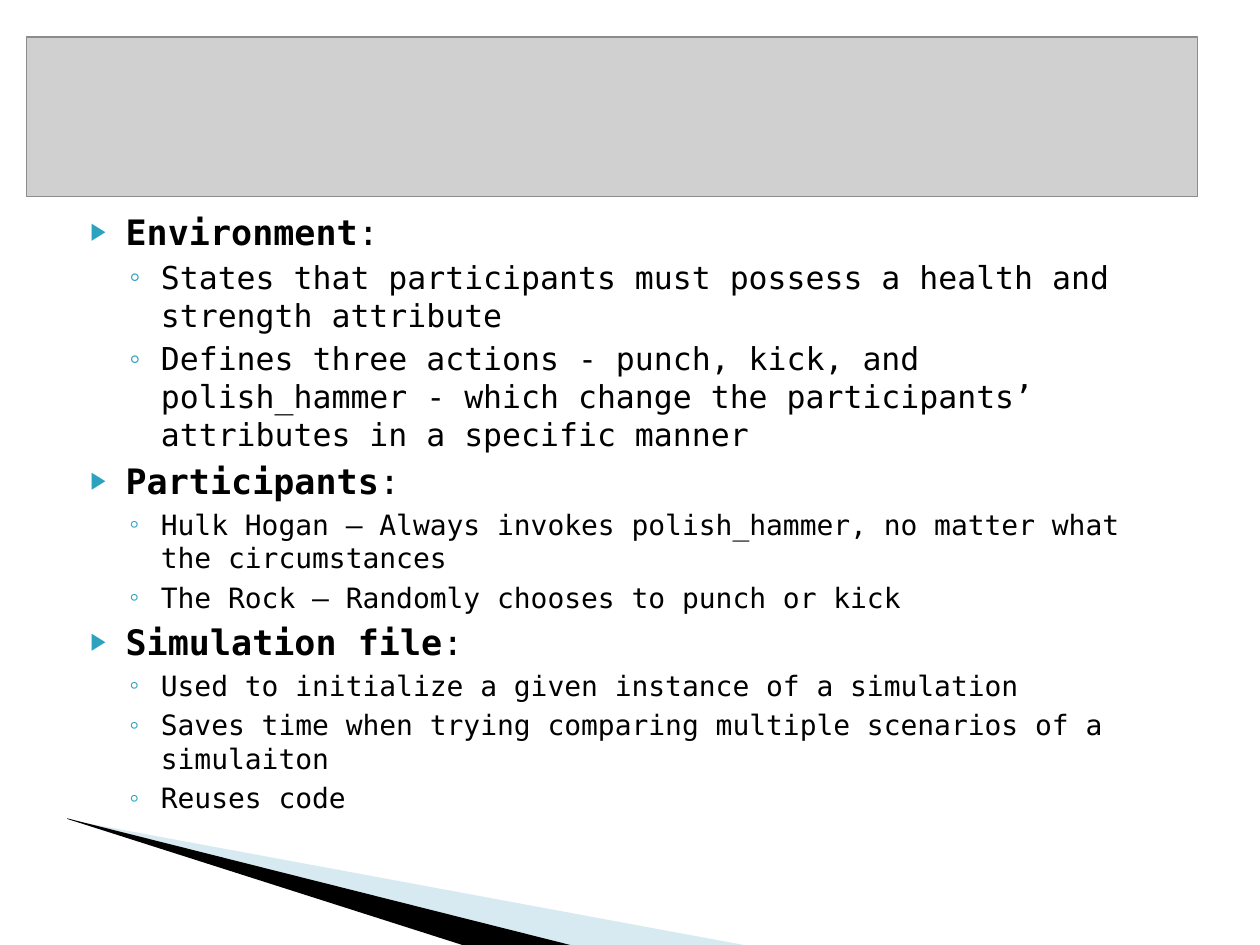
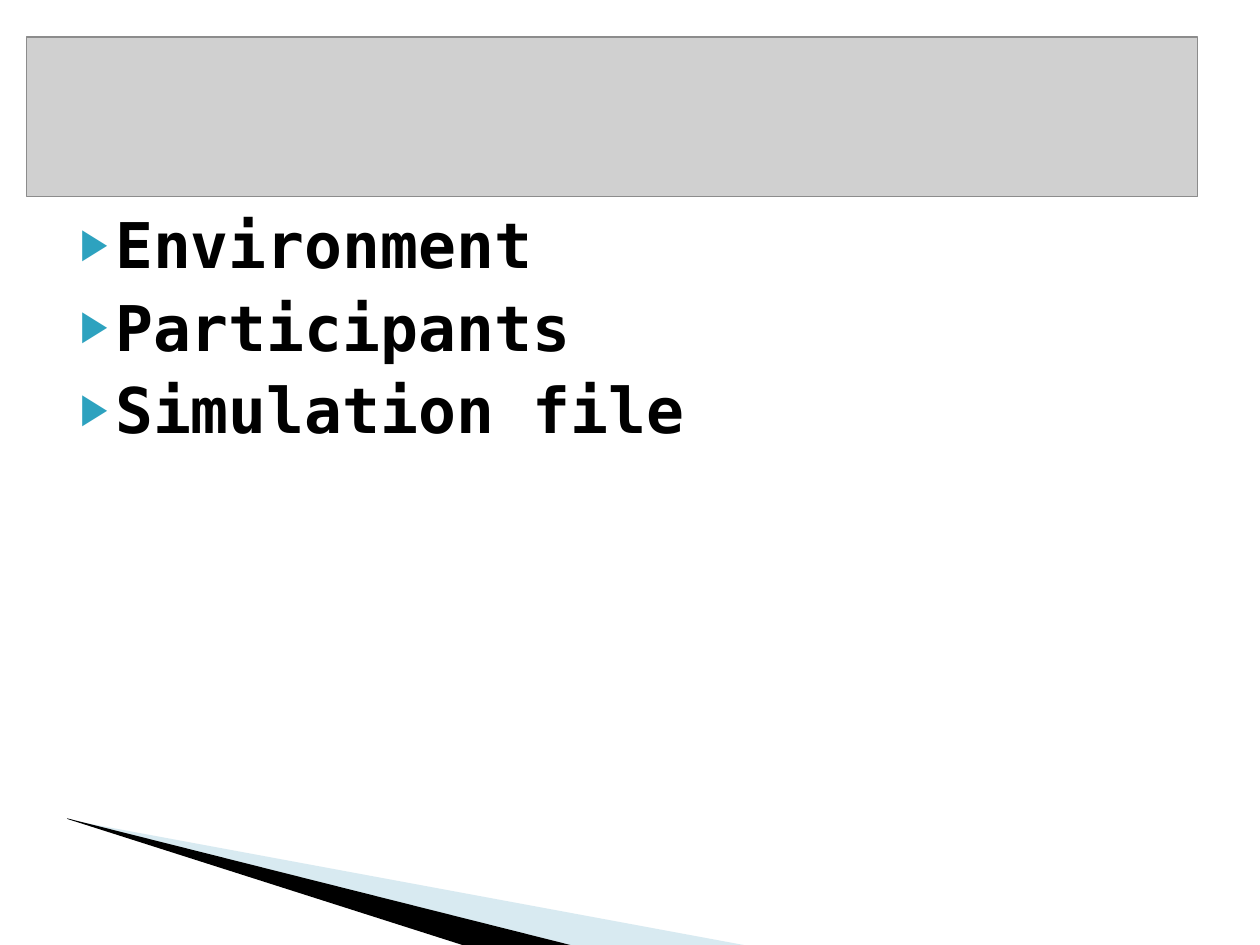
Before and after one commit to dcoli/plt4115, a slide deck: slide 3 of src/compiler/doc/rumble.ppt (slide 4 before the commit). Drawn at 1260x945 pixels with LibreOffice and Linux fonts; fonts in the diff are those of the drawing; grey boxes stand for pictures; background and template pictures are left out. Boxes give left, top, right and bottom in pixels: in the first picture for what was removed or moved away, otherwise in the second. Text is boxed around its words. In the diff, an @@ line names an element or a change of style, - is before the commit and + after.

```diff
--- a/src/compiler/doc/rumble.ppt
+++ b/src/compiler/doc/rumble.ppt
@@ text at (x1=115, y1=217, x2=684, y2=434): text changed; size 16 to 36 pt; bold on @@
-▶ Environment:
-  ◦ States that participants must possess a health and strength attribute
-  ◦ Defines three actions - punch, kick, and polish_hammer - which change the participants’ attributes in a specific manner
-▶ Participants:
-  ◦ Hulk Hogan – Always invokes polish_hammer, no matter what the circumstances
-  ◦ The Rock – Randomly chooses to punch or kick
-▶ Simulation file:
-  ◦ Used to initialize a given instance of a simulation
-  ◦ Saves time when trying comparing multiple scenarios of a simulaiton
-  ◦ Reuses code
+▶ Environment
+▶ Participants
+▶ Simulation file
```
Also in this commit, not shown: 2 other slides changed, 1 slide added, 3 slides removed.
